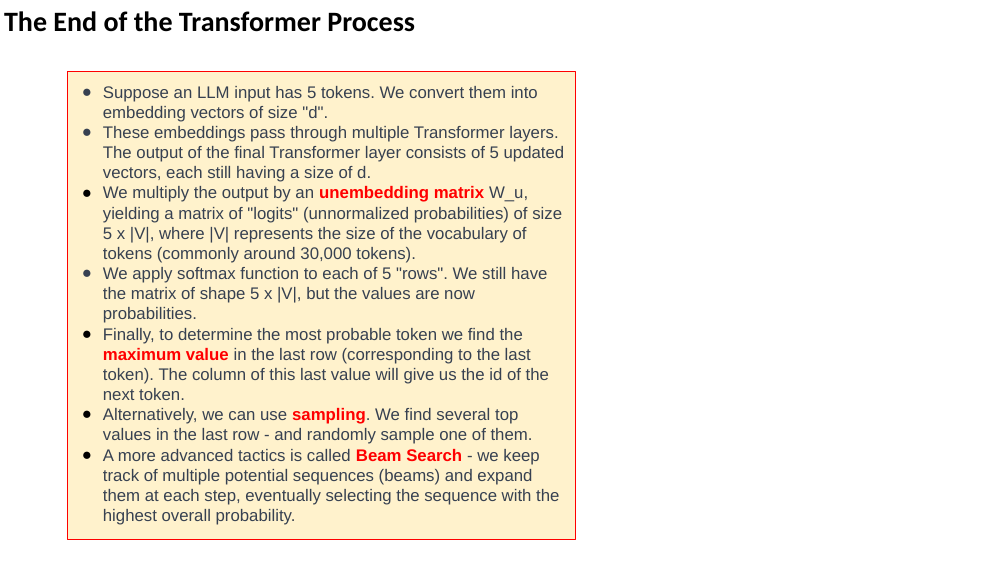
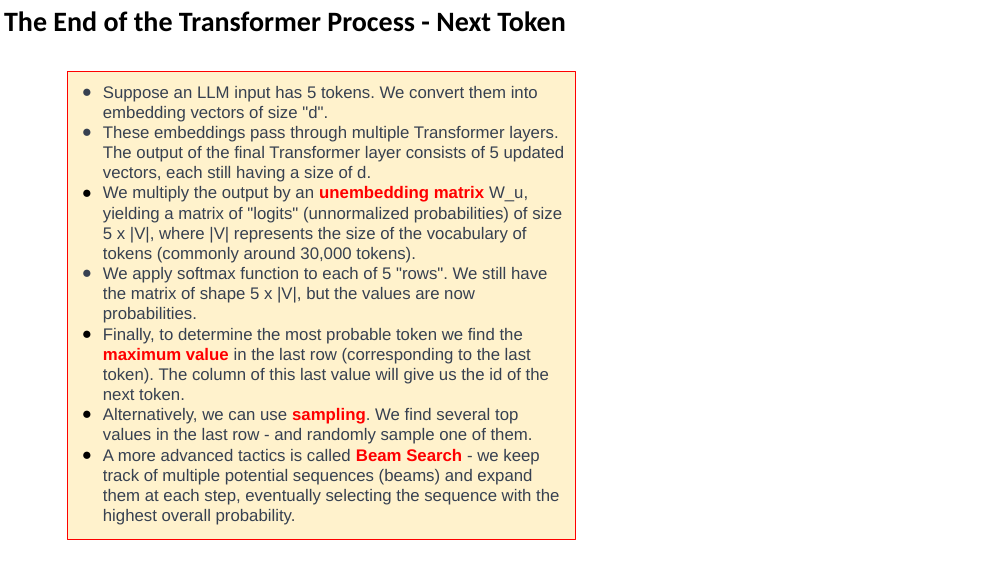
Before and after one commit to lselector/seminar, a slide deck: slide 20 of 2024/2024-01-19-AI-Updates.pptx. Drawn at 1008x567 pixels with LibreOffice and Linux fonts; fonts in the diff are those of the drawing. Boxes give left, top, right and bottom in pixels: in the first picture for what was removed or moved away, otherwise in the second. Text is boxed around its words. In the diff, an @@ line names an element or a change of style, - is before the commit and + after.

```diff
--- a/2024/2024-01-19-AI-Updates.pptx
+++ b/2024/2024-01-19-AI-Updates.pptx
@@ text at box(4, 11, 565, 32): text changed @@
-The End of the Transformer Process
+The End of the Transformer Process - Next Token
```
Also in this commit, not shown: 11 other slides changed, 2 slides added, 5 slides removed.
